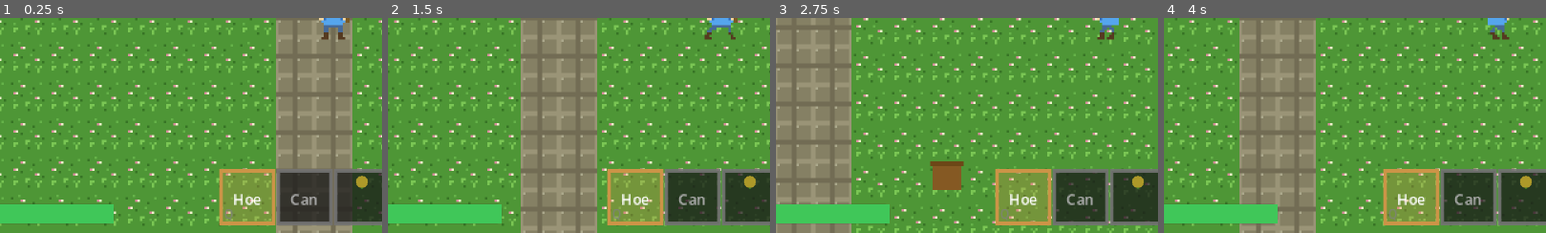
Above: before the commit, frames 1-4 (left to right).
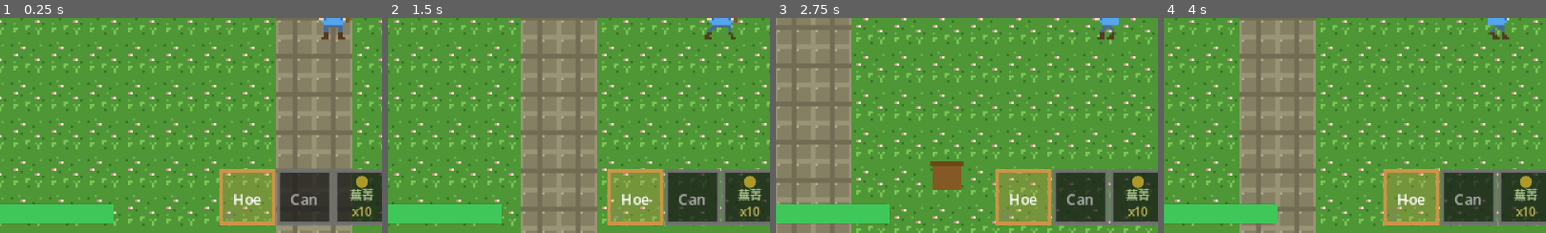
Above: after the commit, the same moments.

Repository: vito-mish/the-merry-fields
Game: Godot game, scene res://scenes/maps/farm.tscn
Same seed, same stepped clock (60 frames per second), same inputs: the game is played once before the commit and once after it.
Inputs (mouse positions are % of the whole screen's width and height, from its top left):
- Up to frame 1 (0.25 s): no input
- Up to frame 2 (1.5 s): tap Enter at 0.5 s; move the mouse to (72, 45) at 0.52 s; hold D (move_right) 0.53-1.28 s; hold Z (action) 0.53-1.28 s; click (72, 45) at 0.67 s; move the mouse to (30, 55) at 1.27 s; hold S (move_down) from 1.28 s (still down); tap Z (action) at 1.35 s; click (30, 55) at 1.42 s
- Up to frame 3 (2.75 s): move the mouse to (60, 28) at 2.02 s; release S (move_down) at 2.03 s; hold D (move_right) from 2.03 s (still down); hold Z (action) from 2.03 s (still down); tap Tab (cycle_seed) at 2.1 s; click (60, 28) at 2.17 s
- Up to frame 4 (4 s): move the mouse to (45, 70) at 2.77 s; release D (move_right) at 2.78 s; release Z (action) at 2.78 s; hold W (move_up) 2.78-3.53 s; tap E (tool_next) at 2.85 s; click (45, 70) at 2.92 s; tap Z (action) at 3.05 s; move the mouse to (80, 65) at 3.52 s; hold A (move_left) from 3.53 s (still down); hold Z (action) from 3.53 s (still down); tap Q (tool_prev) at 3.6 s; click (80, 65) at 3.67 s
The pictures show only the part of the screen within x 6-56%, y 50-100%; the shares and areas given below are measured in that part.

The runs differ from the first frame. In frame 1, 0.4% of the frame differs, in the area x 91-98%, y 79-93%; in frame 2, 0.4%; in frame 3, 0.4%; in frame 4, 0.4%.

Commit message:
feat: S11-T05 背包格狀 UI + 工具列種子數量顯示
- 新增 InventoryManager autoload（種子庫存管理，item_changed 訊號）
- 新增 InventoryUI：3×3 格子，顯示圖示/名稱/季節/數量，I 鍵開關
- 工具列種子格新增剩餘數量顯示（選中與未選中狀態皆顯示）
- 種植消耗庫存，庫存不足時顯示提示
- Tab 種子切換只顯示有庫存的當季作物
- 修正 I 鍵閃爍（統一由 player 處理開關邏輯）

Co-Authored-By: Claude Sonnet 4.6 <noreply@anthropic.com>

Diff:
--- a/project.godot
+++ b/project.godot
@@ -31,6 +31,7 @@
 WeatherEffect="*res://scripts/managers/weather_effect.gd"
 LocaleManager="*res://scripts/managers/locale_manager.gd"
 DebugPanel="*res://scripts/debug/debug_panel.gd"
+InventoryManager="*res://scripts/managers/inventory_manager.gd"
 
 [display]
 
@@ -100,6 +101,12 @@
 , Object(InputEventJoypadButton,"resource_local_to_scene":false,"resource_name":"","device":0,"button_index":10,"pressure":0.0,"pressed":false,"script":null)
 ]
 }
+ui_inventory={
+"deadzone": 0.2,
+"events": [Object(InputEventKey,"resource_local_to_scene":false,"resource_name":"","device":-1,"window_id":0,"alt_pressed":false,"shift_pressed":false,"ctrl_pressed":false,"meta_pressed":false,"pressed":false,"keycode":0,"physical_keycode":73,"key_label":0,"unicode":0,"location":0,"echo":false,"script":null)
+, Object(InputEventJoypadButton,"resource_local_to_scene":false,"resource_name":"","device":0,"button_index":3,"pressure":0.0,"pressed":false,"script":null)
+]
+}
 cycle_seed={
 "deadzone": 0.2,
 "events": [Object(InputEventKey,"resource_local_to_scene":false,"resource_name":"","device":-1,"window_id":0,"alt_press …(195 unchanged characters)…
--- a/scripts/characters/player.gd
+++ b/scripts/characters/player.gd
@@ -34,12 +34,17 @@
 
 
 func _physics_process(delta: float) -> void:
-	# 報表視窗開啟時鎖定所有輸入
 	var hud : Node = get_tree().get_first_node_in_group("hud")
-	if hud and hud.report_open:
+
+	# 背包 / 報表開啟時鎖定移動與動作
+	if hud and (hud.report_open or hud.inventory_open):
 		velocity = Vector2.ZERO
 		move_and_slide()
 		_update_animation(Vector2.ZERO)
+		# 仍允許開關背包
+		if Input.is_action_just_pressed("ui_inventory"):
+			if hud:
+				hud.toggle_inventory()
 		return
 
 	var input := Vector2(
@@ -53,6 +58,12 @@
 	_update_animation(input)
 	_facing_tile_pos = _facing_tile()
 
+	# 開關背包（I 鍵 / 手把 Y）
+	if Input.is_action_just_pressed("ui_inventory"):
+		if hud:
+			hud.toggle_inventory()
+		return
+
 	# 工具切換（Q / E 或 LB / RB）
 	if Input.is_action_just_pressed("tool_prev"):
 		tool_index = (tool_index - 1 + TOOLS.size()) % TOOLS.size()
@@ -95,13 +106,19 @@
 		"seeds":
 			var state : String = farm_grid.get_tile_state(tile_pos)
 			if state == "tilled" or state == "watered":
+				var hud_ref : Node = get_tree().get_first_node_in_group("hud")
 				# S04-T13: 季節限制
 				if not farm_grid.can_plant_in_season(seed_crop_id):
-					var hud : Node = get_tree().get_first_node_in_group("hud")
-					if hud:
-						hud.show_notification(tr("NOTIF_WRONG_SEASON"), Color(0.95, 0.55, 0.15))
-				elif consume_stamina(cost):
-					farm_grid.plant(tile_pos, seed_crop_id)
+					if hud_ref:
+						hud_ref.show_notification(tr("NOTIF_WRONG_SEASON"), Color(0.95, 0.55, 0.15))
+				else:
+					var sid : String = InventoryManager.seed_id_for_crop(seed_crop_id)
+					if not InventoryManager.has_item(sid):
+						if hud_ref:
+							hud_ref.show_notification("種子不足！", Color(1.0, 0.45, 0.15))
+					elif consume_stamina(cost):
+						if farm_grid.plant(tile_pos, seed_crop_id):
+							InventoryManager.remove_item(sid)
 
 		"fertilizer":
 			var state : String = farm_grid.get_tile_state(tile_pos)
@@ -141,10 +158,10 @@
 		return
 	# 取得所有作物 id（從 farm_grid 的 crop_db）
 	var all_ids : Array = farm_grid.get_crop_ids()
-	# 篩出當前季節可種的
+	# 篩出當前季節可種且背包有種子的
 	var available : Array[String] = []
 	for id : String in all_ids:
-		if farm_grid.can_plant_in_season(id):
+		if farm_grid.can_plant_in_season(id) and InventoryManager.has_item(InventoryManager.seed_id_for_crop(id)):
 			available.append(id)
 	if available.is_empty():
 		return
--- /dev/null
+++ b/scripts/managers/inventory_manager.gd
@@ -0,0 +1,83 @@
+## InventoryManager — 背包道具管理 (S11-T05, S08-T02)
+## Autoload 單例，管理玩家持有的道具與種子數量
+extends Node
+
+# ── 種子道具靜態資料 ─────────────────────────────────────────────────────────
+const SEASON_COLORS : Dictionary = {
+	"spring": Color(0.40, 0.88, 0.38),
+	"summer": Color(0.98, 0.78, 0.18),
+	"autumn": Color(0.88, 0.50, 0.16),
+	"winter": Color(0.60, 0.82, 0.98),
+}
+const SEASON_LABELS : Dictionary = {
+	"spring": "春",
+	"summer": "夏",
+	"autumn": "秋",
+	"winter": "冬",
+}
+
+const SEED_ITEMS : Dictionary = {
+	"seed_turnip":     { "name": "蕪菁",   "crop_id": "turnip",     "color": Color(0.92, 0.80, 0.22), "seasons": ["spring"] },
+	"seed_potato":     { "name": "馬鈴薯", "crop_id": "potato",     "color": Color(0.72, 0.58, 0.25), "seasons": ["spring"] },
+	"seed_strawberry": { "name": "草莓",   "crop_id": "strawberry", "color": Color(0.92, 0.15, 0.22), "seasons": ["spring"] },
+	"seed_tomato":     { "name": "番茄",   "crop_id": "tomato",     "color": Color(0.92, 0.20, 0.12), "seasons": ["summer"] },
+	"seed_corn":       { "name": "玉米",   "crop_id": "corn",       "color": Color(0.98, 0.82, 0.18), "seasons": ["summer"] },
+	"seed_pumpkin":    { "name": "南瓜",   "crop_id": "pumpkin",    "color": Color(0.92, 0.52, 0.10), "seasons": ["autumn"] },
+	"seed_eggplant":   { "name": "茄子",   "crop_id": "eggplant",   "color": Color(0.38, 0.08, 0.62), "seasons": ["autumn"] },
+	"seed_cabbage":    { "name": "白菜",   "crop_id": "cabbage",    "color": Color(0.78, 0.92, 0.60), "seasons": ["winter"] },
+	"seed_daikon":     { "name": "白蘿蔔", "crop_id": "daikon",     "color": Color(0.94, 0.94, 0.90), "seasons": ["winter"] },
+}
+
+# ── 背包資料 ──────────────────────────────────────────────────────────────────
+var _items : Dictionary = {}   # item_id → quantity
+
+signal item_changed(item_id: String, new_qty: int)
+
+
+func _ready() -> void:
+	_give_starter_seeds()
+
+
+## 初始種子（每種 10 個）
+func _give_starter_seeds() -> void:
+	for sid in SEED_ITEMS.keys():
+		_items[sid] = 10
+
+
+# ── 公開 API ─────────────────────────────────────────────────────────────────
+
+func add_item(item_id: String, qty: int = 1) -> void:
+	_items[item_id] = _items.get(item_id, 0) + qty
+	item_changed.emit(item_id, _items[item_id])
+
+
+func remove_item(item_id: String, qty: int = 1) -> bool:
+	var cur : int = _items.get(item_id, 0)
+	if cur < qty:
+		return false
+	_items[item_id] = cur - qty
+	item_changed.emit(item_id, _items[item_id])
+	return true
+
+
+func has_item(item_id: String, qty: int = 1) -> bool:
+	return _items.get(item_id, 0) >= qty
+
+
+func get_quantity(item_id: String) -> int:
+	return _items.get(item_id, 0)
+
+
+func get_all_items() -> Dictionary:
+	return _items.duplicate()
+
+
+func get_item_info(item_id: String) -> Dictionary:
+	if SEED_ITEMS.has(item_id):
+		return SEED_ITEMS[item_id]
+	return {}
+
+
+## 給定作物 id，回傳對應的種子道具 id
+func seed_id_for_crop(crop_id: String) -> String:
+	return "seed_" + crop_id
--- a/scripts/ui/hud.gd
+++ b/scripts/ui/hud.gd
@@ -12,6 +12,10 @@
 var _crop_info_name  : Label
 var _crop_info_bar   : Label
 var _crop_info_stat  : Label
+
+# ── 背包 UI ──────────────────────────────────────────────────────────────
+var _inventory_ui    : Control = null
+var inventory_open   : bool    = false
 
 # ── 工具列常數 ────────────────────────────────────────────────────────────
 const TOOL_ICONS : Dictionary = {
@@ -50,6 +54,7 @@
 	_on_weather_changed(WeatherManager.current_weather)
 	_build_overlay_labels()
 	_build_crop_info_panel()
+	_build_inventory_ui()
 	# 出貨箱結算報表（延遲一幀確保 shipping_box 已加入場景）
 	call_deferred("_connect_shipping_box")
 
@@ -210,6 +215,41 @@
 	_crop_info_root.show()
 
 
+func _build_inventory_ui() -> void:
+	var script : GDScript = load("res://scripts/ui/inventory_ui.gd")
+	_inventory_ui = script.new()
+	_inventory_ui.seed_selected.connect(_on_inventory_seed_selected)
+	add_child(_inventory_ui)
+
+
+func _on_inventory_seed_selected(crop_id: String) -> void:
+	var player : Node = get_tree().get_first_node_in_group("player")
+	if player:
+		player.seed_crop_id = crop_id
+		_toolbar.queue_redraw()
+
+
+func toggle_inventory() -> void:
+	if _inventory_ui == null:
+		return
+	if inventory_open:
+		_close_inventory()
+	else:
+		_open_inventory()
+
+
+func _open_inventory() -> void:
+	var player : Node = get_tree().get_first_node_in_group("player")
+	var crop_id : String = player.seed_crop_id if player else "turnip"
+	_inventory_ui.open_inventory(crop_id)
+	inventory_open = true
+
+
+func _close_inventory() -> void:
+	_inventory_ui.close_inventory()
+	inventory_open = false
+
+
 func refresh_toolbar() -> void:
 	_toolbar.queue_redraw()
 
--- /dev/null
+++ b/scripts/ui/inventory_ui.gd
@@ -0,0 +1,240 @@
+## InventoryUI — 背包格狀介面 (S11-T05)
+## 由 HUD 動態建立並管理開關狀態
+extends Control
+
+# ── 佈局常數 ──────────────────────────────────────────────────────────────────
+const COLS     := 3
+const SLOT_W   := 44
+const SLOT_H   := 48
+const SLOT_GAP := 3
+const TITLE_H  := 14
+const PADDING  := 5
+
+# 面板尺寸（依上方常數自動計算）
+const PANEL_W  := COLS * SLOT_W + (COLS + 1) * SLOT_GAP + PADDING * 2        # 152
+const PANEL_H  := TITLE_H + 3 * SLOT_H + 4 * SLOT_GAP + PADDING * 2         # 166
+
+signal seed_selected(crop_id: String)
+
+var _slot_nodes  : Array[Control] = []
+var _selected_id : String = ""   # 目前選中的 item_id（如 "seed_turnip"）
+
+
+func _ready() -> void:
+	custom_minimum_size = Vector2(PANEL_W, PANEL_H)
+	size                = Vector2(PANEL_W, PANEL_H)
+	# 置中（viewport 320×180）
+	position = Vector2((320 - PANEL_W) / 2.0, (180 - PANEL_H) / 2.0)
+	mouse_filter = Control.MOUSE_FILTER_STOP
+	_build_ui()
+	hide()
+	InventoryManager.item_changed.connect(_on_item_changed)
+
+
+func _build_ui() -> void:
+	# ── 背景面板 ──────────────────────────────────────────────────────────
+	var bg := Panel.new()
+	bg.set_anchors_preset(Control.PRESET_FULL_RECT)
+	var sty := StyleBoxFlat.new()
+	sty.bg_color     = Color(0.05, 0.08, 0.05, 0.94)
+	sty.border_color = Color(0.42, 0.72, 0.28, 0.92)
+	sty.border_width_left   = 1
+	sty.border_width_right  = 1
+	sty.border_width_top    = 1
+	sty.border_width_bottom = 1
+	sty.corner_radius_top_left     = 3
+	sty.corner_radius_top_right    = 3
+	sty.corner_radius_bottom_left  = 3
+	sty.corner_radius_bottom_right = 3
+	bg.add_theme_stylebox_override("panel", sty)
+	add_child(bg)
+
+	# ── 標題列 ────────────────────────────────────────────────────────────
+	var title := Label.new()
+	title.text = "背包"
+	title.add_theme_font_size_override("font_size", 8)
+	title.modulate = Color(0.90, 1.00, 0.65)
+	title.position = Vector2(PADDING, PADDING)
+	add_child(title)
+
+	var hint := Label.new()
+	hint.text = "[I] 關閉"
+	hint.add_theme_font_size_override("font_size", 6)
+	hint.modulate = Color(0.55, 0.65, 0.50)
+	hint.position = Vector2(PANEL_W - 62, PADDING + 1)
+	add_child(hint)
+
+	# ── 分隔線 ────────────────────────────────────────────────────────────
+	var line := ColorRect.new()
+	line.color    = Color(0.42, 0.72, 0.28, 0.45)
+	line.position = Vector2(PADDING, PADDING + TITLE_H - 3)
+	line.size     = Vector2(PANEL_W - PADDING * 2, 1)
+	add_child(line)
+
+	# ── 種子格子 ──────────────────────────────────────────────────────────
+	var keys : Array = InventoryManager.SEED_ITEMS.keys()
+	for i in range(keys.size()):
+		var item_id : String = keys[i]
+		var col     : int    = i % COLS
+		var row     : int    = i / COLS
+		var sx      : float  = PADDING + SLOT_GAP + col * (SLOT_W + SLOT_GAP)
+		var sy      : float  = PADDING + TITLE_H + SLOT_GAP + row * (SLOT_H + SLOT_GAP)
+		var slot    : Control = _make_slot(item_id, sx, sy)
+		add_child(slot)
+		_slot_nodes.append(slot)
+
+
+func _make_slot(item_id: String, x: float, y: float) -> Control:
+	var info : Dictionary = InventoryManager.SEED_ITEMS[item_id]
+	var qty  : int        = InventoryManager.get_quantity(item_id)
+
+	var slot := Control.new()
+	slot.position            = Vector2(x, y)
+	slot.custom_minimum_size = Vector2(SLOT_W, SLOT_H)
+	slot.size                = Vector2(SLOT_W, SLOT_H)
+	slot.mouse_filter        = Control.MOUSE_FILTER_STOP
+	slot.set_meta("item_id", item_id)
+
+	# 背景框
+	var bg_box := Panel.new()
+	bg_box.set_anchors_preset(Control.PRESET_FULL_RECT)
+	var sty := StyleBoxFlat.new()
+	sty.bg_color     = Color(0.12, 0.16, 0.10, 0.90) if qty > 0 else Color(0.07, 0.07, 0.07, 0.88)
+	sty.border_color = Color(0.35, 0.55, 0.25, 0.75)
+	sty.border_width_left   = 1
+	sty.border_width_right  = 1
+	sty.border_width_top    = 1
+	sty.border_width_bottom = 1
+	sty.corner_radius_top_left     = 2
+	sty.corner_radius_top_right    = 2
+	sty.corner_radius_bottom_left  = 2
+	sty.corner_radius_bottom_right = 2
+	bg_box.add_theme_stylebox_override("panel", sty)
+	bg_box.mouse_filter = Control.MOUSE_FILTER_IGNORE   # 讓事件穿透到 slot
+	slot.set_meta("bg_style", sty)
+	slot.add_child(bg_box)
+
+	# ── 圖示（彩色方塊）─────────────────────────────────────────────────
+	var icon := ColorRect.new()
+	icon.color        = info["color"] if qty > 0 else Color(0.28, 0.28, 0.28)
+	icon.size         = Vector2(12, 12)
+	icon.position     = Vector2((SLOT_W - 12) / 2.0, 3)
+	icon.mouse_filter = Control.MOUSE_FILTER_IGNORE
+	slot.set_meta("icon", icon)
+	slot.add_child(icon)
+
+	# ── 作物名稱（置中）─────────────────────────────────────────────────
+	var name_lbl := Label.new()
+	name_lbl.text                 = info["name"]
+	name_lbl.add_theme_font_size_override("font_size", 6)
+	name_lbl.modulate             = Color(0.88, 0.95, 0.72) if qty > 0 else Color(0.40, 0.40, 0.38)
+	name_lbl.position             = Vector2(0, 17)
+	name_lbl.size                 = Vector2(SLOT_W, 9)
+	name_lbl.mouse_filter         = Control.MOUSE_FILTER_IGNORE
+	name_lbl.horizontal_alignment = HORIZONTAL_ALIGNMENT_CENTER
+	name_lbl.clip_text            = false
+	slot.set_meta("name_lbl", name_lbl)
+	slot.add_child(name_lbl)
+
+	# ── 季節標籤（置中，彩色）───────────────────────────────────────────
+	var seasons  : Array  = info.get("seasons", [])
+	var sea_str  : String = ""
+	var sea_col  : Color  = Color(0.65, 0.65, 0.65)
+	if not seasons.is_empty():
+		var s : String = seasons[0]
+		sea_str = InventoryManager.SEASON_LABELS.get(s, s)
+		sea_col = InventoryManager.SEASON_COLORS.get(s, sea_col)
+	var sea_lbl := Label.new()
+	sea_lbl.text                 = sea_str + "季"
+	sea_lbl.add_theme_font_size_override("font_size", 6)
+	sea_lbl.modulate             = sea_col if qty > 0 else sea_col.darkened(0.5)
+	sea_lbl.position             = Vector2(0, 27)
+	sea_lbl.size                 = Vector2(SLOT_W, 9)
+	sea_lbl.mouse_filter         = Control.MOUSE_FILTER_IGNORE
+	sea_lbl.horizontal_alignment = HORIZONTAL_ALIGNMENT_CENTER
+	slot.set_meta("sea_lbl", sea_lbl)
+	slot.add_child(sea_lbl)
+
+	# ── 數量（置中）─────────────────────────────────────────────────────
+	var qty_lbl := Label.new()
+	qty_lbl.text                 = "x" + str(qty)
+	qty_lbl.add_theme_font_size_override("font_size", 7)
+	qty_lbl.modulate             = Color(1.00, 0.95, 0.55) if qty > 0 else Color(0.45, 0.42, 0.35)
+	qty_lbl.position             = Vector2(0, 37)
+	qty_lbl.size                 = Vector2(SLOT_W, 10)
+	qty_lbl.mouse_filter         = Control.MOUSE_FILTER_IGNORE
+	qty_lbl.horizontal_alignment = HORIZONTAL_ALIGNMENT_CENTER
+	slot.set_meta("qty_lbl", qty_lbl)
+	slot.add_child(qty_lbl)
+
+	# 輸入偵測
+	slot.gui_input.connect(_on_slot_gui_input.bind(item_id))
+
+	return slot
+
+
+# ── 互動 ─────────────────────────────────────────────────────────────────────
+
+func _on_slot_gui_input(ev: InputEvent, item_id: String) -> void:
+	if ev is InputEventMouseButton and ev.pressed and ev.button_index == MOUSE_BUTTON_LEFT:
+		if InventoryManager.has_item(item_id):
+			select_seed(item_id)
+
+
+func select_seed(item_id: String) -> void:
+	_selected_id = item_id
+	_refresh_highlights()
+	var info : Dictionary = InventoryManager.get_item_info(item_id)
+	seed_selected.emit(info.get("crop_id", ""))
+
+
+func _refresh_highlights() -> void:
+	for slot in _slot_nodes:
+		var sid  : String        = slot.get_meta("item_id")
+		var sty  : StyleBoxFlat  = slot.get_meta("bg_style")
+		var qty  : int           = InventoryManager.get_quantity(sid)
+		var icon : ColorRect     = slot.get_meta("icon")
+		var info : Dictionary    = InventoryManager.SEED_ITEMS[sid]
+		if sid == _selected_id:
+			sty.border_color = Color(0.95, 1.00, 0.28, 1.00)
+			sty.bg_color     = Color(0.20, 0.28, 0.10, 0.96)
+			sty.border_width_left   = 2
+			sty.border_width_right  = 2
+			sty.border_width_top    = 2
+			sty.border_width_bottom = 2
+		else:
+			sty.border_color = Color(0.35, 0.55, 0.25, 0.75)
+			sty.bg_color     = Color(0.12, 0.16, 0.10, 0.90) if qty > 0 else Color(0.07, 0.07, 0.07, 0.88)
+			sty.border_width_left   = 1
+			sty.border_width_right  = 1
+			sty.border_width_top    = 1
+			sty.border_width_bottom = 1
+		icon.color = info["color"] if qty > 0 else Color(0.28, 0.28, 0.28)
+
+
+# ── 數量更新 ─────────────────────────────────────────────────────────────────
+
+func _on_item_changed(item_id: String, new_qty: int) -> void:
+	for slot in _slot_nodes:
+		if slot.get_meta("item_id") != item_id:
+			continue
+		var qty_lbl : Label     = slot.get_meta("qty_lbl")
+		var icon    : ColorRect = slot.get_meta("icon")
+		var info    : Dictionary = InventoryManager.SEED_ITEMS.get(item_id, {})
+		qty_lbl.text    = "x" + str(new_qty)
+		qty_lbl.modulate = Color(1.00, 0.95, 0.55) if new_qty > 0 else Color(0.45, 0.42, 0.35)
+		icon.color = info.get("color", Color.GRAY) if new_qty > 0 else Color(0.28, 0.28, 0.28)
+		_refresh_highlights()
+		break
+
+
+# ── 開關 ─────────────────────────────────────────────────────────────────────
+
+func open_inventory(current_crop_id: String) -> void:
+	_selected_id = InventoryManager.seed_id_for_crop(current_crop_id)
+	_refresh_highlights()
+	show()
+
+
+func close_inventory() -> void:
+	hide()
--- a/scripts/ui/toolbar.gd
+++ b/scripts/ui/toolbar.gd
@@ -63,6 +63,7 @@
 			var crop_col := _get_seed_color(player)
 			var cx : float = x + SLOT_W / 2.0
 			var icon_y : float = y + SLOT_H * 0.30
+			var seed_qty : int = InventoryManager.get_quantity("seed_" + player.seed_crop_id)
 			if active:
 				# 選中：較大圖示（莖 + 果實圓）
 				draw_line(Vector2(cx, icon_y + 2), Vector2(cx, icon_y - 1),
@@ -72,15 +73,31 @@
 				# 作物名稱
 				var crop_name := _get_seed_name(player)
 				var cn_w : float = font.get_string_size(crop_name, HORIZONTAL_ALIGNMENT_LEFT, -1, 5).x
-				draw_string(font, Vector2(x + (SLOT_W - cn_w) / 2.0, y + SLOT_H - 3),
+				draw_string(font, Vector2(x + (SLOT_W - cn_w) / 2.0, y + SLOT_H - 10),
 					crop_name, HORIZONTAL_ALIGNMENT_LEFT, -1, 5, Color(0.95, 1.0, 0.70, 1.0))
+				# 數量
+				var qty_str : String = "x" + str(seed_qty)
+				var qw : float = font.get_string_size(qty_str, HORIZONTAL_ALIGNMENT_LEFT, -1, 5).x
+				var qty_col : Color = Color(1.0, 0.95, 0.40, 1.0) if seed_qty > 0 else Color(0.65, 0.40, 0.40, 1.0)
+				draw_string(font, Vector2(x + (SLOT_W - qw) / 2.0, y + SLOT_H - 3),
+					qty_str, HORIZONTAL_ALIGNMENT_LEFT, -1, 5, qty_col)
 				draw_string(font, Vector2(x + 1, y + SLOT_H - 1), "Tab",
 					HORIZONTAL_ALIGNMENT_LEFT, -1, 4, Color(0.5, 0.5, 0.5, 0.8))
 			else:
-				# 未選中：小點
+				# 未選中：小點 + 作物名稱（淡色）
 				draw_line(Vector2(cx, icon_y + 1), Vector2(cx, icon_y - 1),
 					Color(0.25, 0.55, 0.15, 0.8), 1.0)
 				draw_circle(Vector2(cx, icon_y - 2), 2.5, crop_col.darkened(0.2))
+				var crop_name2 := _get_seed_name(player)
+				var cn_w2 : float = font.get_string_size(crop_name2, HORIZONTAL_ALIGNMENT_LEFT, -1, 5).x
+				draw_string(font, Vector2(x + (SLOT_W - cn_w2) / 2.0, y + SLOT_H - 10),
+					crop_name2, HORIZONTAL_ALIGNMENT_LEFT, -1, 5, Color(0.75, 0.85, 0.60, 0.85))
+				# 數量（淡色）
+				var qty_str2 : String = "x" + str(seed_qty)
+				var qw2 : float = font.get_string_size(qty_str2, HORIZONTAL_ALIGNMENT_LEFT, -1, 5).x
+				var qty_col2 : Color = Color(0.85, 0.80, 0.35, 0.85) if seed_qty > 0 else Color(0.55, 0.35, 0.35, 0.85)
+				draw_string(font, Vector2(x + (SLOT_W - qw2) / 2.0, y + SLOT_H - 3),
+					qty_str2, HORIZONTAL_ALIGNMENT_LEFT, -1, 5, qty_col2)
 
 		# 快捷鍵提示（Q ← → E）
 		if i == 0:
Not shown, added: scripts/managers/inventory_manager.gd.uid
Not shown, added: scripts/ui/inventory_ui.gd.uid
Not shown, changed: docs/project-spec.md
